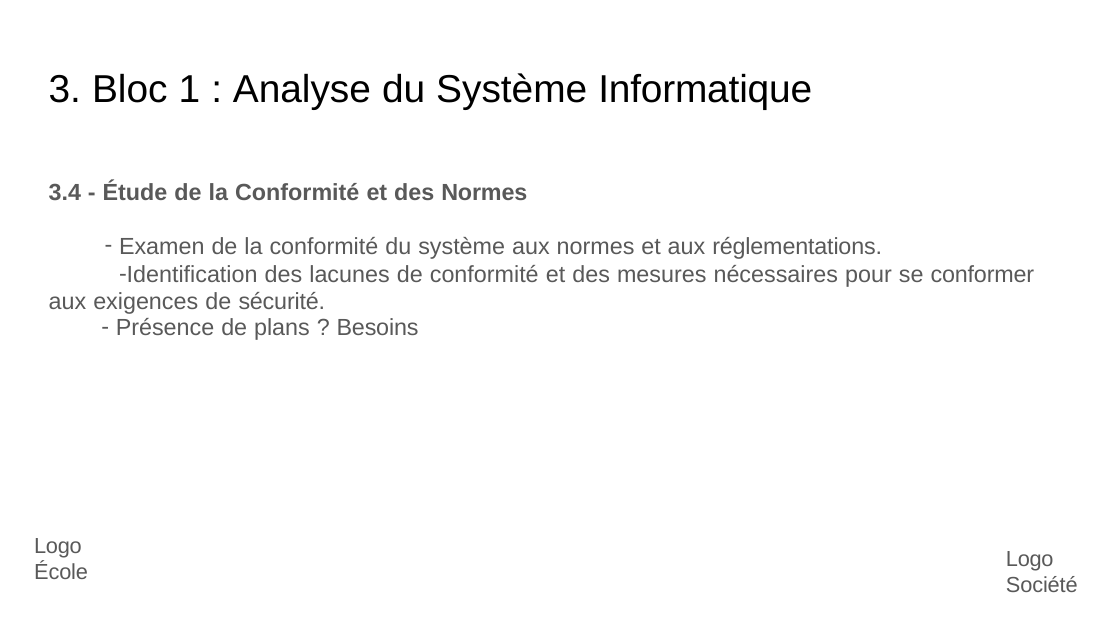
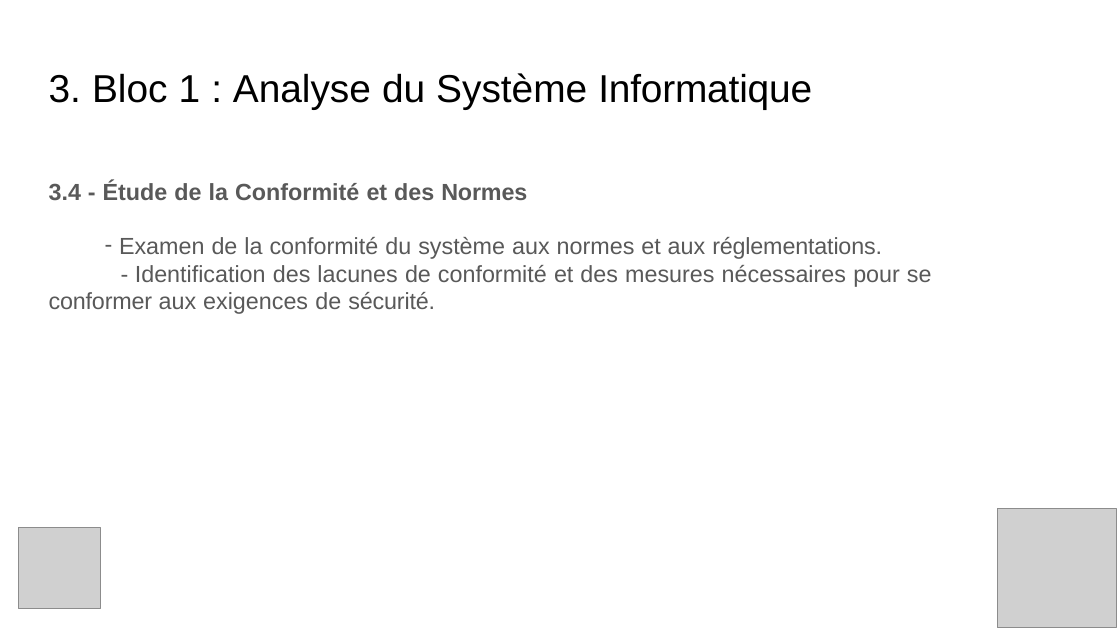
Before and after one commit to TheGeogeo/m2_ia_perso, a slide deck: slide 9 of A rendre/Georges_Coudrier_exam_slides.pptx. Drawn at 1120x630 pixels with LibreOffice and Linux fonts; fonts in the diff are those of the drawing; grey boxes stand for pictures. Boxes give left, top, right and bottom in pixels: in the first picture for what was removed or moved away, otherwise in the second. Text is boxed around its words. In the diff, an @@ line names an element or a change of style, - is before the commit and + after.

```diff
--- a/A rendre/Georges_Coudrier_exam_slides.pptx
+++ b/A rendre/Georges_Coudrier_exam_slides.pptx
@@ text at [49, 265, 932, 314]: text changed @@
-– Identification des lacunes de conformité et des mesures nécessaires pour se conformer aux exigences de sécurité.
-– Présence de plans ? Besoins
+- Identification des lacunes de conformité et des mesures nécessaires pour se conformer aux exigences de sécurité.
@@ picture added at [997, 508, 1116, 627] @@
@@ picture added at [19, 528, 101, 609] @@
@@ text removed at [34, 538, 88, 579] @@
-Logo École
@@ text removed at [1006, 551, 1078, 592] @@
-Logo Société
```
Also in this commit, not shown: 10 other slides changed.
